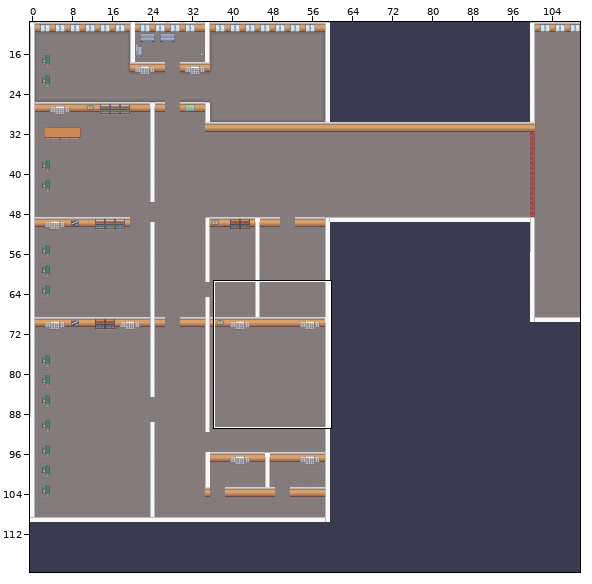
Two versions of a level (Tiled map, public/assets/map/map.tmx). The picture above shows the old version from afar; the outline marks the close-up.
Close-up. The starting point:
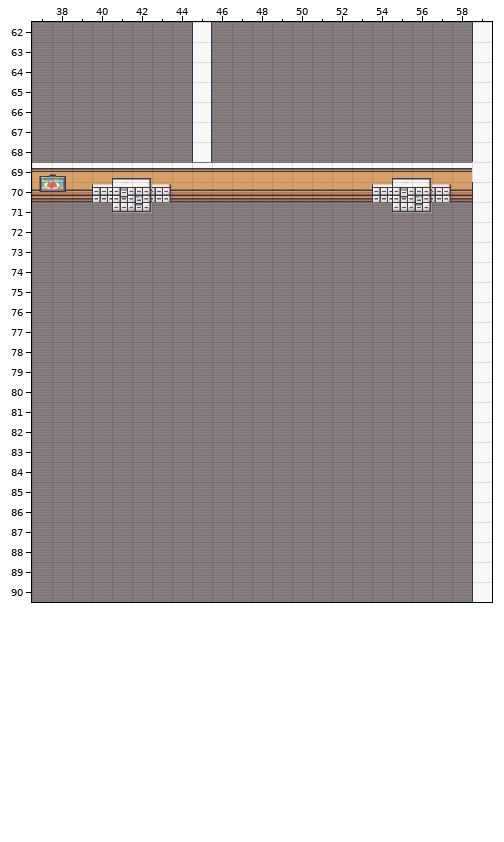
Cells are 32x32 px. Shown: x 37..59, y 62..90. The commit also changed other parts of the map, which this record leaves out.
And afterwards:
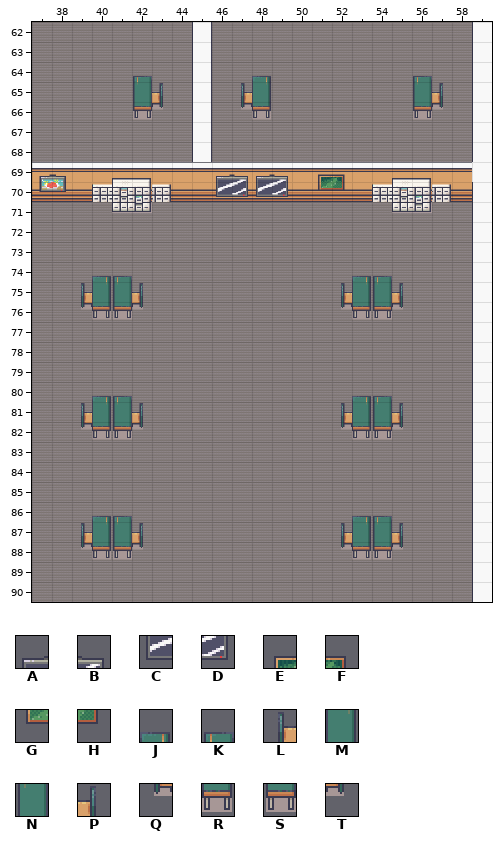
Key: from "Interiors_free_32x32": A 224, B 225, C 240, D 241, E 346, F 347, G 362, H 363, J 568, K 571, L 583, M 584, N 587, P 588, Q 599, R 600, S 603, T 604.
_ is an empty cell.
Changes in this commit:
Changed rows in their new state; . is an unchanged cell.
Layer "decorations":
first column x 42:
64 K.....J.......K.
65 NP...LM.......NP
66 ST...QR.......ST
69 ....ABAB.EF.....
70 ....CDCD.GH.....
first column x 39:
74 .JK...........JK.
75 LMNP.........LMNP
76 QRST.........QRST
first column x 39:
80 .JK...........JK.
81 LMNP.........LMNP
82 QRST.........QRST
first column x 39:
86 .JK...........JK.
87 LMNP.........LMNP
88 QRST.........QRST
